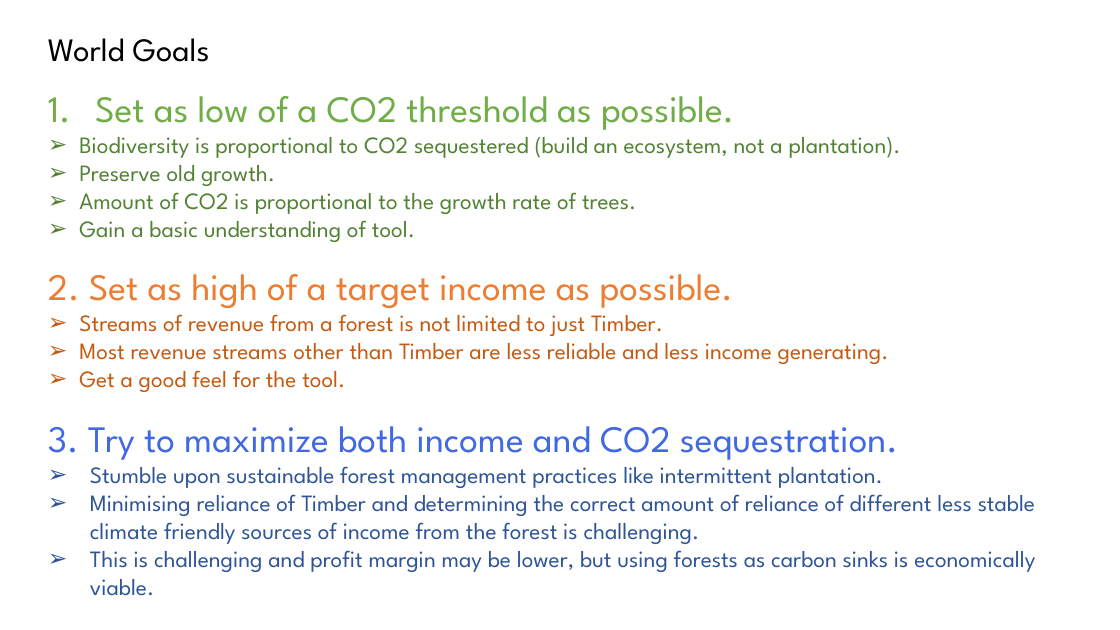
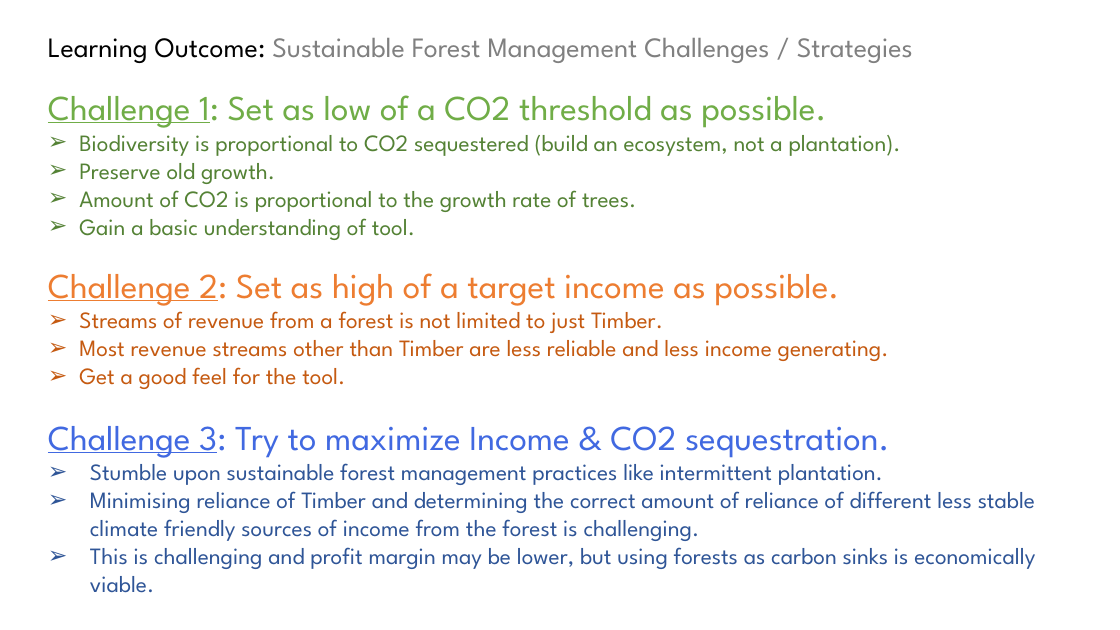
Before and after one commit to ggn1/Dissertation-TCD, a slide deck: slide 2 of Submittables/mockup_v2.pptx (slide 9 before the commit). Drawn at 1120x630 pixels with LibreOffice and Linux fonts; fonts in the diff are those of the drawing. Boxes give left, top, right and bottom in pixels: in the first picture for what was removed or moved away, otherwise in the second. Text is boxed around its words. In the diff, an @@ line names an element or a change of style, - is before the commit and + after.

```diff
--- a/Submittables/mockup_v2.pptx
+++ b/Submittables/mockup_v2.pptx
@@ text removed at (48,38,210,62) @@
-World Goals
@@ text added at (48,38,913,63), 24 pt, text #808080 @@
+Learning Outcome: Sustainable Forest Management Challenges / Strategies
@@ text at (48,95,826,128): text changed; size 32 to 30 pt @@
-1. Set as low of a CO2 threshold as possible.
+Challenge 1: Set as low of a CO2 threshold as possible.
@@ text at (48,273,839,306): text changed; size 32 to 30 pt @@
-2. Set as high of a target income as possible.
+Challenge 2: Set as high of a target income as possible.
@@ text at (48,426,889,458): text changed; size 32 to 30 pt @@
-3. Try to maximize both income and CO2 sequestration.
+Challenge 3: Try to maximize Income & CO2 sequestration.
```
Also in this commit, not shown: 2 other slides changed, 1 slide removed, 5 other files.
